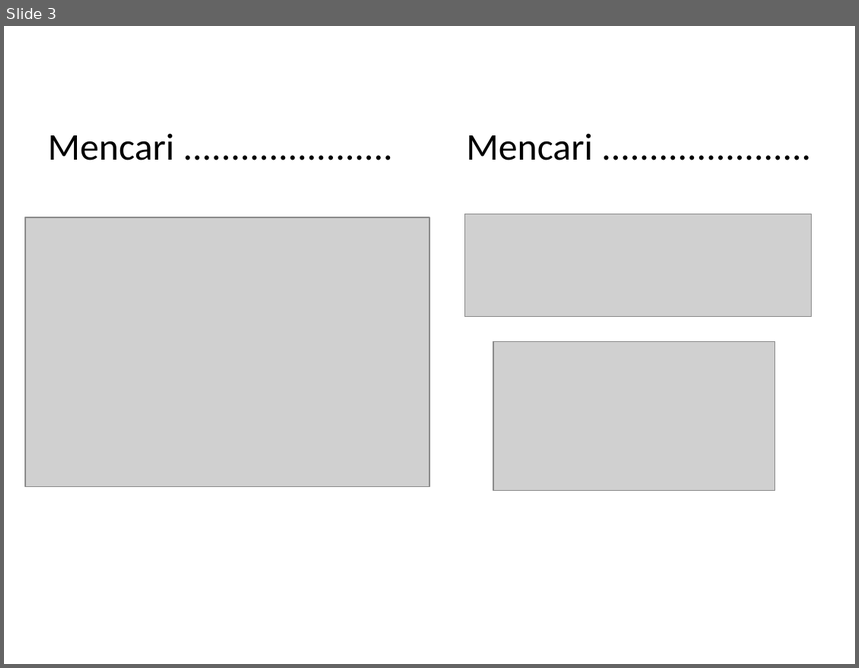
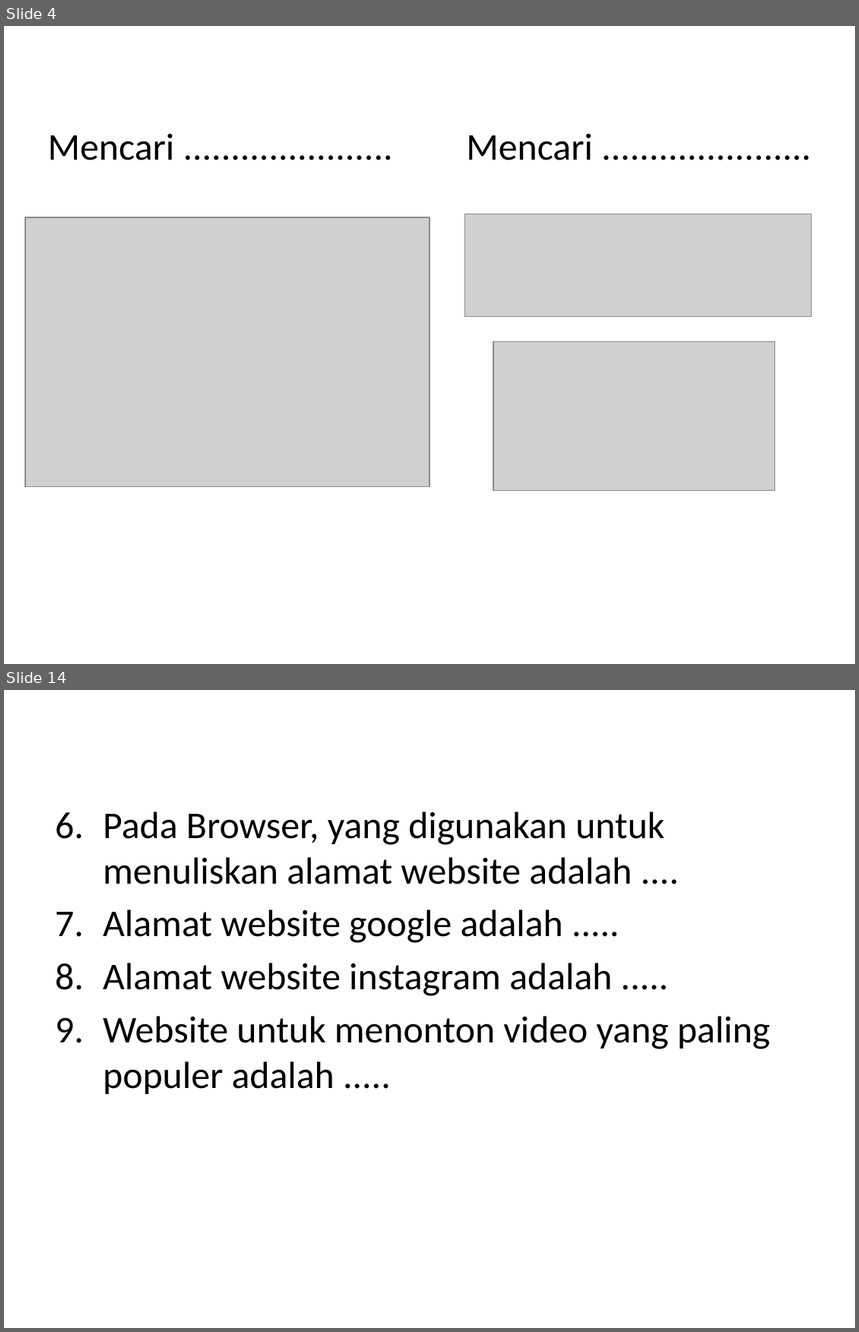
Before and after one commit to ilham513/Materi-Pelajaran-Informatika-SMP-PGRI-Rawlumbu, a slide deck: Kelas 9/Bab 1.1 - Browser.pptx. Shown one above the other, each under a label of ours: slide 3 before the commit, slides 4 and 14 after it; the slides between them are not shown. The pictures are 859x668 and 859x1332 pixels, drawn with LibreOffice and Linux fonts; fonts in the diff are those of the drawing; grey boxes stand for pictures; background and template pictures are left out. Boxes give left, top, right and bottom in pixels: in the first picture for what was removed or moved away, otherwise in the second. Text is boxed around its words. In the diff, an @@ line names an element or a change of style, - is before the commit and + after.

```diff
--- a/Kelas 9/Bab 1.1 - Browser.pptx
+++ b/Kelas 9/Bab 1.1 - Browser.pptx
@@ slide 14 added at [4, 690, 855, 1328], background picture (left out) @@
@@ text added at [103, 812, 770, 1094], 32 pt, text #000000 @@
+6. Pada Browser, yang digunakan untuk menuliskan alamat website adalah ....
+7. Alamat website google adalah .....
+8. Alamat website instagram adalah .....
+9. Website untuk menonton video yang paling populer adalah .....
@@ what was slide 3 is now slide 4 @@
```
Also in this commit, not shown: 5 slides changed, 6 other slides added, 12 other files.
